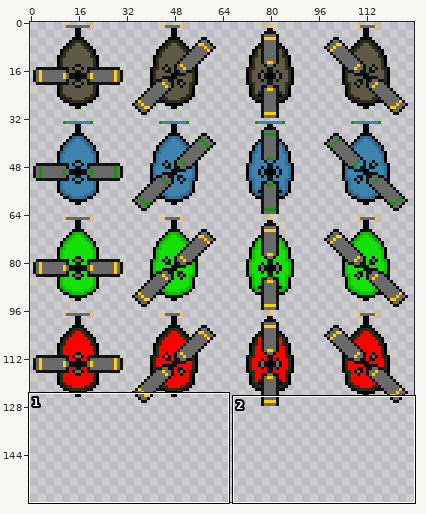
One commit to this sprite sheet: assets/drone.png. Above, an overview of the earlier version with the close-up marked.
Close-up. Before the edit:
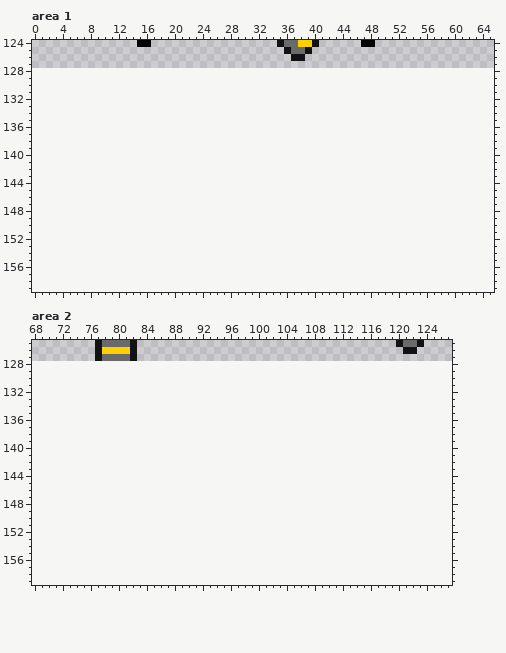
The file is 128x128 pixels. Shown: area 1: x 0..65, y 124..159; area 2: x 68..127, y 125..159. The old version is drawn lined up with the new one, on the new canvas.
And afterwards:
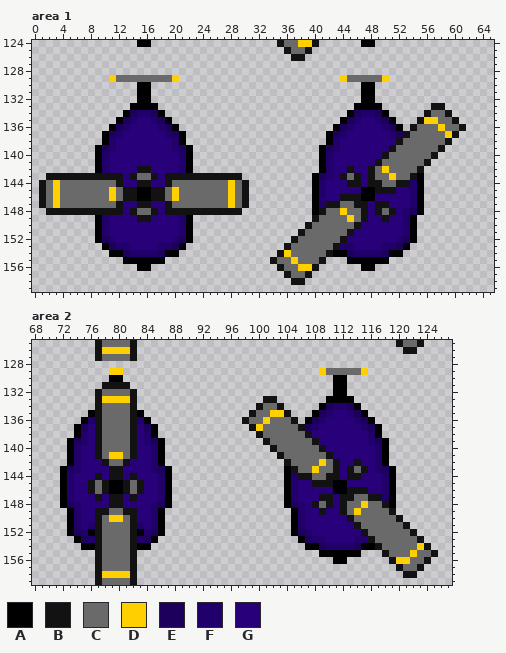
Palette (. is transparent): A #000000  B #121212  C #6a6a6a  D #ffd000  E #1d005c  F #22006b  G #27007a
The edit:
canvas 128x128 -> 128x160
Changed rows in their new state; - is an unchanged pixel.
Area 1:
first column x 1:
129 ----------DCCCCCCCCD-----------------------DCCCCCD-----------
130 --------------AA------------------------------AA-------------
131 --------------AA------------------------------AA-------------
132 --------------AA------------------------------AA-------------
133 -------------AAAA----------------------------AAAA-------BB---
134 ------------AEFFEA--------------------------AEFFEA-----BCCB--
135 -----------AEFGGFEA------------------------AEFGGFEA---BDDCCB-
136 ----------AEFGGGGFEA----------------------AEFGGGGFEA-BCCCDCCB
137 ---------AEFGGGGGGFEA--------------------AEFGGGGGGFEBCCCCCDB-
138 ---------AFGGGGGGGGFA--------------------AFGGGGGGGGBCCCCCCB--
139 --------AEFGGGGGGGGFEA------------------AEFGGGGGGGBCCCCCCB---
140 --------AFGGGGGGGGGGFA------------------AFGGGGGGGBCCCCCCB----
141 --------AFGGGGGGGGGGFA------------------AFGGGGGGBCCCCCCB-----
142 --------AFGGGGBBGGGGFA------------------AFGGBGGBCDCCCCB------
143 -BBBBBBBBBBBGBCCBGBBBBBBBBBBB----------AEFGBCBGBCCDCCBA------
144 BCDCCCCCCCCBGGBBGGBCCCCCCCCDCB---------AFGGGBBGBBCCBBFA------
145 BCDCCCCCCCDCBBAABBCDCCCCCCCDCB---------AFGGGGGAABBBGGFA------
146 BCDCCCCCCCDCBBAABBCDCCCCCCCDCB---------AFGGBBBAAGGGGGFA------
147 BCDCCCCCCCCBGGBBGGBCCCCCCCCDCB---------AFBBCCBBGBBGGGFA------
148 -BBBBBBBBBBBGBCCBGBBBBBBBBBBB----------ABCCDCCBGBCBGFEA------
149 --------AFGGGGBBGGGGFA-----------------BCCCCDCBGGBGGFA-------
150 --------AFGGGGGGGGGGFA----------------BCCCCCCBGGGGGGFA-------
151 --------AFGGGGGGGGGGFA---------------BCCCCCCBGGGGGGGFA-------
152 --------AEFGGGGGGGGFEA--------------BCCCCCCBGGGGGGGFEA-------
153 ---------AEFFGGGGFFEA--------------BCCCCCCBFFGGGGFFEA--------
154 ----------AAEFFFFEAA--------------BDCCCCCBAAEFFFFEAA---------
155 ------------AAAAAA---------------BCCDCCCB---AAAAAA-----------
156 --------------AA------------------BCCDDB------AA-------------
157 -----------------------------------BCCB----------------------
158 ------------------------------------BB-----------------------
Area 2:
first column x 72:
129 -------DD----------------------------DCCCCCD----------
130 -------AA------------------------------AA-------------
131 ------BBBB-----------------------------AA-------------
132 -----BCCCCB----------------------------AA-------------
133 -----BDDDDB------------------BB-------AAAA------------
134 -----BCCCCB-----------------BCCB-----AEFFEA-----------
135 ----ABCCCCBA---------------BCCDDB---AEFGGFEA----------
136 ---AFBCCCCBFA-------------BCCDCCCB-AEFGGGGFEA---------
137 --AEGBCCCCBGEA-------------BDCCCCCBEFGGGGGGFEA--------
138 --AFGBCCCCBGFA--------------BCCCCCCBGGGGGGGGFA--------
139 -AEFGBCCCCBGFEA--------------BCCCCCCBGGGGGGGFEA-------
140 -AFGGBCCCCBGGFA---------------BCCCCCCBGGGGGGGFA-------
141 -AFGGBCDDCBGGFA----------------BCCCCCCBGGGGGGFA-------
142 -AFGGGBCCBGGGFA-----------------BCCCCDCBGGBGGFA-------
143 AEFGGGGBBGGGGFEA----------------ABCCDCCBGBCBGFEA------
144 AFGGGBGBBGBGGGFA----------------AFBBCCBBGBBGGGFA------
145 AFGGBCBAABCBGGFA----------------AFGGBBBAAGGGGGFA------
146 AFGGBCBAABCBGGFA----------------AFGGGGGAABBBGGFA------
147 AFGGGBGBBGBGGGFA----------------AFGGGBBGBBCCBBFA------
148 AEFGGGGBBGGGGFEA----------------AEFGBCBGBCCDCCBA------
149 -AFGGBBCCBBGGFA------------------AFGGBGGBCDCCCCB------
150 -AFGGBCDDCBGGFA------------------AFGGGGGGBCCCCCCB-----
151 -AFGFBCCCCBFGFA------------------AFGGGGGGGBCCCCCCB----
152 -AEFABCCCCBAFEA------------------AEFGGGGGGGBCCCCCCB---
153 --AEFBCCCCBFEA--------------------AEFFGGGGFFBCCCCCCB--
154 ---AABCCCCBAA----------------------AAEFFFFEAABCCCCCDB-
155 -----BCCCCB--------------------------AAAAAA---BCCCDCCB
156 -----BCCCCB----------------------------AA------BDDCCB-
157 -----BCCCCB-------------------------------------BCCB--
158 -----BDDDDB--------------------------------------BB---
159 -----BCCCCB-------------------------------------------
Boxes around the changes in both close-ups, in picture pixels (x1, y1, x2, y2):
added: (39, 75, 249, 271)
added: (270, 75, 466, 285)
added: (60, 368, 172, 585)
added: (242, 368, 438, 578)
